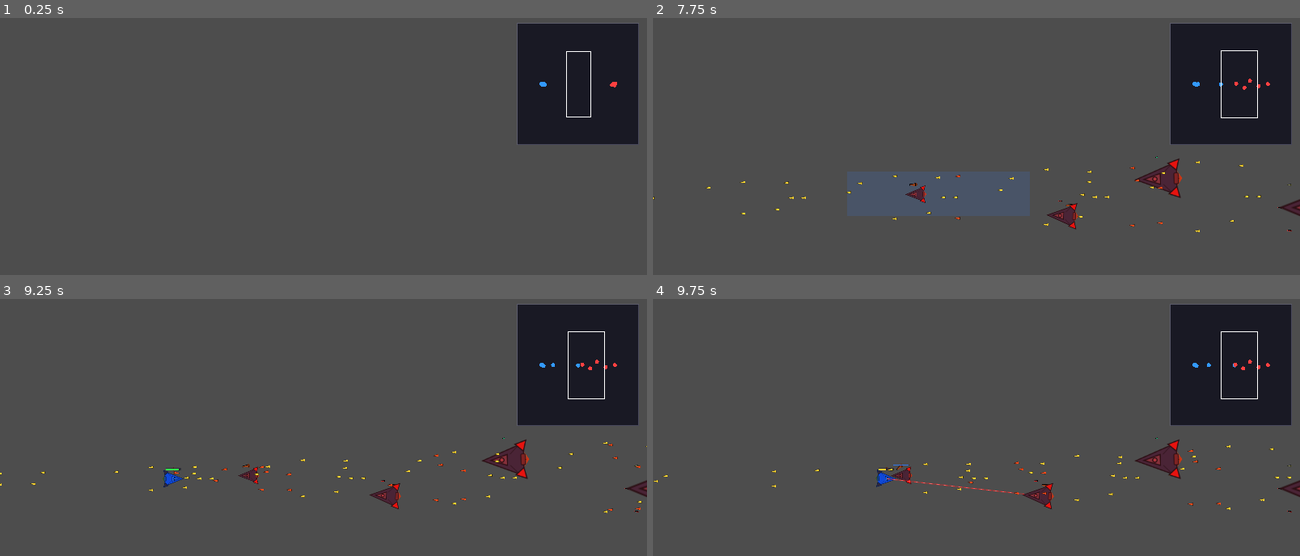
Above: before the commit, frames 1-4 (two rows, left to right).
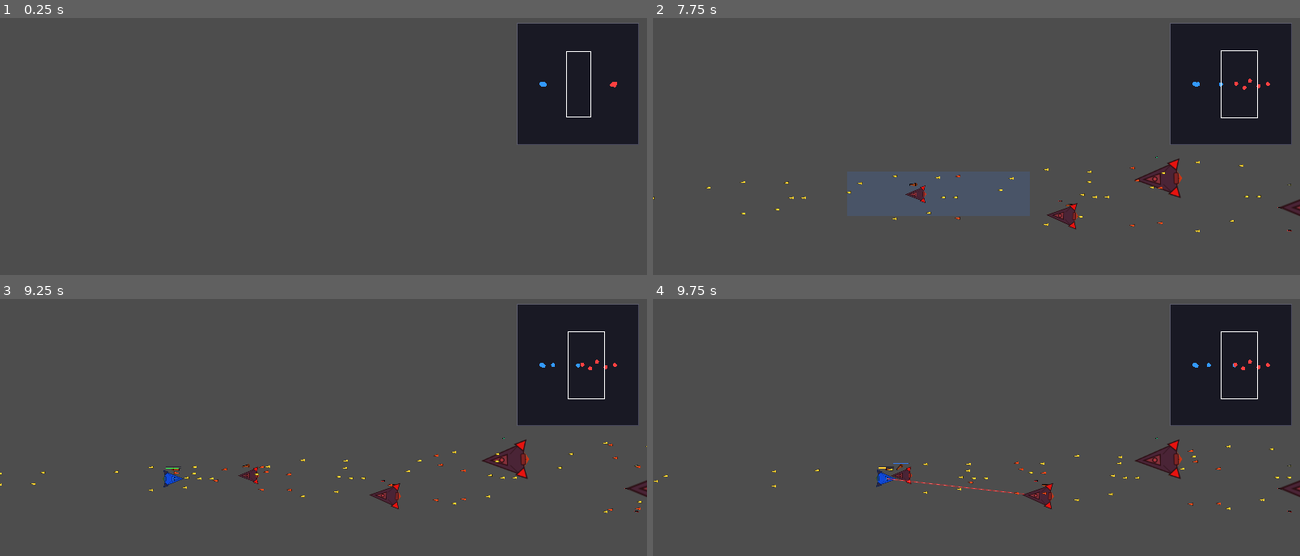
Above: after the commit, the same moments.

Repository: ZhanXuzhao/SpaceRTS
Game: Godot game, scene res://scenes/main.tscn
Two runs of this game, one before a commit and one after it. Both use one fixed random seed, a clock stepped at 60 frames per second and the inputs below.
Inputs (mouse positions are in pixels of both pictures, inside the frame that each line leads up to):
- Up to frame 1 (0.25 s): no input
- Up to frame 2 (7.75 s): tap Enter at 0.5, 4.25 s; move the mouse to (1118, 179) at 0.52 s; hold W 0.53-1.25 s; tap F at 0.6, 5.1 s; click (1118, 179) at 0.67 s; tap Z at 0.8, 5.3 s; tap Space at 1.25, 5 s; drag from (847, 215) to (944, 269) at 1.27 s; move the mouse to (1041, 118) at 2.02 s; hold W 2.03-2.75 s; tap X at 2.1, 6.6 s; tap C at 2.3, 6.8 s; drag from (944, 269) to (782, 143) at 2.77 s; move the mouse to (1170, 251) at 3.52 s; hold A 3.53-4.25 s; tap V at 3.6 s; tap H at 3.8 s; drag from (782, 143) to (879, 105) at 4.27 s; move the mouse to (1008, 197) at 5.02 s; hold A 5.03-5.75 s; click (1008, 197) at 5.17 s; drag from (879, 105) to (1015, 167) at 5.77 s; move the mouse to (1118, 179) at 6.52 s; hold W 6.53-7.25 s; drag from (847, 215) to (1028, 172) at 7.27 s
- Up to frame 3 (9.25 s): move the mouse to (388, 399) at 8.02 s; hold A 8.03-8.75 s; tap V at 8.1 s; tap H at 8.3 s; drag from (291, 550) to (161, 471) at 8.77 s
- Up to frame 4 (9.75 s): move the mouse to (1170, 532) at 9.52 s; hold W from 9.53 s (still down); tap R at 9.6 s; click (1170, 532) at 9.67 s

Frames 1-2 are identical in both runs. In frame 3, less than 0.1% of the frame differs, in the area x 25-28%, y 65-67%; in frame 4, less than 0.1%, in the area x 34-40%, y 63-67%.

Commit message:
fix: F/ZXCV快捷键 + W点地环绕 + 血条在选中框上方

Diff:
--- a/scripts/main.gd
+++ b/scripts/main.gd
@@ -271,6 +271,26 @@
 		# ---- H：镜头移动到选中单位 ----
 		elif event.keycode == KEY_H and not event.echo:
 			_center_camera_on_selection()
+			_follow_unit = null
+
+		# ---- F：镜头跟随选中单位 ----
+		elif event.keycode == KEY_F and not event.echo:
+			if _selected_units.size() > 0:
+				_follow_unit = _selected_units[0]
+				_camera.position = _follow_unit.global_position
+			else:
+				_follow_unit = null
+
+		# ---- Z/X/C/V：技能快捷键 ----
+		elif [KEY_Z, KEY_X, KEY_C, KEY_V].has(event.keycode) and not event.echo:
+			var slot = [KEY_Z, KEY_X, KEY_C, KEY_V].find(event.keycode)
+			for u in _selected_units:
+				if is_instance_valid(u) and u.hull > 0:
+					u.activate_skill(slot)
+
+		# ---- H：镜头移动到选中单位 ----
+		elif event.keycode == KEY_H and not event.echo:
+			_center_camera_on_selection()
 
 		# ---- Ctrl+数字：编队 ----
 		elif event.ctrl_pressed and event.keycode >= KEY_0 and event.keycode <= KEY_9:
@@ -343,12 +363,13 @@
 func _handle_orbit_click(screen_pos: Vector2) -> void:
 	var world_pos = _screen_to_world(screen_pos)
 	var target = _find_unit_at_world(world_pos)
-	if target == null:
-		return
 	for unit in _selected_units:
 		if not is_instance_valid(unit) or unit.hull <= 0:
 			continue
-		unit.orbit_target(target)
+		if target != null:
+			unit.orbit_target(target)
+		else:
+			unit.orbit_position(world_pos)
 
 
 func _handle_attack_click(screen_pos: Vector2) -> void:
--- a/scripts/unit.gd
+++ b/scripts/unit.gd
@@ -96,6 +96,7 @@
 # ----- 环绕 -----
 var _is_orbit: bool = false
 var _orbit_target_unit: Unit = null
+var _orbit_position: Vector2 = Vector2.ZERO  # 地面环绕目标点
 var _orbit_angle: float = 0.0
 ## 环绕方向：1 = 逆时针，-1 = 顺时针（由切入位置确定）
 var _orbit_direction: float = 1.0
@@ -295,14 +296,19 @@
 
 
 func _update_orbit(delta: float) -> void:
-	if _is_orbit and is_instance_valid(_orbit_target_unit) and _orbit_target_unit.hull > 0:
+	if _is_orbit:
+		var center: Vector2
+		if is_instance_valid(_orbit_target_unit) and _orbit_target_unit.hull > 0:
+			center = _orbit_target_unit.global_position
+		else:
+			center = _orbit_position
 		var dist = _get_approach_range() * 0.85
 		if dist < 50:
 			dist = 500.0  # 只有 PD 时默认 500
 		var angular_speed = rad_to_deg(speed / dist)
 		_orbit_angle += delta * angular_speed * _orbit_direction
 		var rad = deg_to_rad(_orbit_angle)
-		_target_position = _orbit_target_unit.global_position + Vector2(cos(rad), sin(rad)) * dist
+		_target_position = center + Vector2(cos(rad), sin(rad)) * dist
 		_is_moving = true
 		queue_redraw()
 	elif _is_orbit:
@@ -600,6 +606,18 @@
 	_explicit_attack_target = null
 	_has_saved_move = false
 	_current_target = _find_nearest_enemy_in_area()
+
+
+func orbit_position(pos: Vector2) -> void:
+	_orbit_target_unit = null
+	_orbit_position = pos
+	_is_orbit = true
+	_is_moving = true
+	_is_attack_move = false
+	# 初始角度由当前位置决定
+	var diff = global_position - pos
+	_orbit_angle = rad_to_deg(atan2(diff.y, diff.x))
+	_orbit_direction = 1 if diff.cross(Vector2.RIGHT) > 0 else -1
 
 
 func orbit_target(target: Unit) -> void:
@@ -689,7 +707,7 @@
 	# ---- 护盾条 & 结构条 ----
 	var bar_width = 64.0 * _size_mult
 	var bar_half = bar_width / 2.0
-	var bar_top = -32.0 * _size_mult  # 碰撞体顶部
+	var bar_top = -collision_shape.shape.size.y * 0.6  # 选中框顶部 = -size×1.2/2
 
 	# 护盾条（蓝色，上方）
 	if shield < max_shield:
